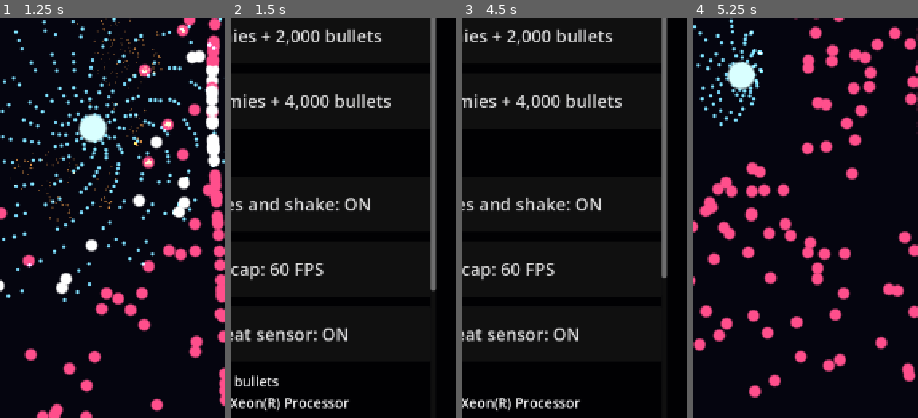
Above: before the commit, frames 1-4 (left to right).
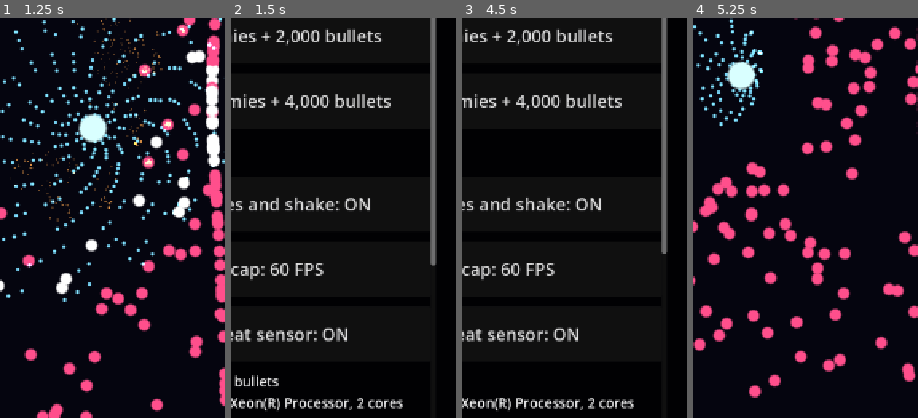
Above: after the commit, the same moments.

Repository: sachinpant3572/privateRepo
Game: Godot game, scene res://main.tscn
The game is run twice, just before and just after one commit, with the same random seed, the same clock (stepped at 60 frames per second) and the same inputs.
Inputs:
- Up to frame 1 (1.25 s): click "Quick check: 500 enemies + 1,…" at 0.5 s
- Up to frame 2 (1.5 s): click "Stop" at 1.25 s
- Up to frame 3 (4.5 s): click "Quick check: 500 enemies + 1,…" at 2 s; click "Stop" at 2.75 s; click "Auto ramp: find this phone's …" at 3.5 s; click "Stop" at 4.25 s
- Up to frame 4 (5.25 s): click "5-minute heat soak: 500 + 1,0…" at 5 s
The pictures show only the part of the screen within x 50-100%, y 44-94%; the shares and areas given below are measured in that part.

Frame 1 is identical in both runs. In frame 2, 0.5% of the frame differs, in the area x 52-92%, y 61-98%; in frame 3, 0.5%; in frame 4, nothing differs.

Commit message:
Stress test: faster ramp, logic timing, no-cap option, device specs
The S25 Ultra hit the old 4,000-enemy ramp ceiling at a locked 60 FPS
after 5 minutes. The ramp now grows 25% per 6 s level up to 20,000, each
level and result reports game-logic time per frame, and a "no cap"
setting runs at the screen's refresh rate to show headroom. RAM and chip
name fall back to /proc/meminfo and /sys/devices/soc0, since Godot left
them blank on Android.

Co-Authored-By: Claude Opus 5.5 <noreply@anthropic.com>
Claude-Session: https://claude.ai/code/session_016KD5VdDb5q589jPZWgoF3X

Diff:
--- a/games/stress-test/main.gd
+++ b/games/stress-test/main.gd
@@ -21,10 +21,10 @@
 const STRIDE := 12  # Floats per instance: 8 for the Transform2D, 4 for the color.
 
 const RAMP_START := 100
-const RAMP_STEP := 100
-const RAMP_STEP_TIME := 8.0
-const RAMP_MEASURE_FROM := 3.0  # Skip the first seconds of each level.
-const RAMP_MAX := 4000
+const RAMP_GROWTH := 1.25  # Each level has 25% more enemies (at least 100 more).
+const RAMP_STEP_TIME := 6.0
+const RAMP_MEASURE_FROM := 2.0  # Skip the first seconds of each level.
+const RAMP_MAX := 20000
 const SOAK_ENEMIES := 500
 const SOAK_BULLETS := 1000
 const SOAK_TIME := 300.0
@@ -41,7 +41,7 @@
 var mode := Mode.MENU
 var smoke := false
 var effects_on := true
-var fps_cap := 60
+var fps_cap := 60  # 0 means no cap: the screen's refresh rate.
 var heat_on := true
 
 var arena := Vector2(720, 1280)
@@ -90,6 +90,10 @@
 # Frame stats for the current run.
 var frame_ms := PackedFloat32Array()
 var sim_ms := 0.0
+var logic_sum := 0.0
+var logic_worst := 0.0
+var level_logic_sum := 0.0
+var level_logic_worst := 0.0
 var hud_timer := 0.0
 var level_time := 0.0
 var level_frames := 0
@@ -173,7 +177,13 @@
 		"effects":
 			effects_on = not effects_on
 		"cap":
-			fps_cap = 30 if fps_cap == 60 else 60
+			match fps_cap:
+				60:
+					fps_cap = 30
+				30:
+					fps_cap = 0
+				_:
+					fps_cap = 60
 			Engine.max_fps = fps_cap
 		"heat":
 			heat_on = not heat_on
@@ -195,6 +205,10 @@
 	level_time = 0.0
 	level_frames = 0
 	level_measured = 0.0
+	level_logic_sum = 0.0
+	level_logic_worst = 0.0
+	logic_sum = 0.0
+	logic_worst = 0.0
 	best_ramp = -1
 	ramp_log = PackedStringArray()
 	sample_time = 0.0
@@ -294,6 +308,8 @@
 	_upload()
 	_shake(dt)
 	sim_ms = (Time.get_ticks_usec() - t0) / 1000.0
+	logic_sum += sim_ms
+	logic_worst = maxf(logic_worst, sim_ms)
 	_track(dt if smoke else delta)
 
 
@@ -479,11 +495,13 @@
 	if level_time >= RAMP_MEASURE_FROM:
 		level_frames += 1
 		level_measured += delta
+		level_logic_sum += sim_ms
+		level_logic_worst = maxf(level_logic_worst, sim_ms)
 	if level_time < RAMP_STEP_TIME:
 		return
 	var fps := level_frames / maxf(level_measured, 0.001)
-	var held := fps >= fps_cap * 0.92
-	ramp_log.append("%d enemies + %d bullets: %.1f FPS%s" % [enemy_target, bullet_target, fps, "" if held else " (too slow)"])
+	var held := fps >= _target_fps() * 0.92
+	ramp_log.append("%d + %d: %.1f FPS, logic %.1f ms avg, %.1f worst%s" % [enemy_target, bullet_target, fps, level_logic_sum / maxi(level_frames, 1), level_logic_worst, "" if held else " (too slow)"])
 	if held:
 		best_ramp = enemy_target
 	if not held or enemy_target >= RAMP_MAX:
@@ -492,7 +510,10 @@
 	level_time = 0.0
 	level_frames = 0
 	level_measured = 0.0
-	_set_load(enemy_target + RAMP_STEP, (enemy_target + RAMP_STEP) * 2)
+	level_logic_sum = 0.0
+	level_logic_worst = 0.0
+	var next := mini(RAMP_MAX, maxi(enemy_target + 100, int(enemy_target * RAMP_GROWTH / 50.0) * 50))
+	_set_load(next, next * 2)
 
 
 func _track_soak(delta: float) -> void:
@@ -562,7 +583,7 @@
 	var worst_sum := 0.0
 	for i in range(n - worst_count, n):
 		worst_sum += sorted[i]
-	var slow_limit := 1000.0 / fps_cap * 1.5
+	var slow_limit := 1000.0 / _target_fps() * 1.5
 	var slow := 0
 	for ms in sorted:
 		if ms > slow_limit:
@@ -570,17 +591,21 @@
 
 	var lines := PackedStringArray()
 	lines.append(title)
-	lines.append("Phone: %s, %s" % [OS.get_model_name(), OS.get_processor_name()])
+	lines.append("Phone: %s, %s" % [OS.get_model_name(), _chip_name()])
 	lines.append("GPU: %s (%s)" % [RenderingServer.get_video_adapter_name(), RenderingServer.get_video_adapter_api_version()])
-	var ram: int = OS.get_memory_info().get("physical", -1)
-	lines.append("RAM: %s   Screen: %.0f Hz   Android: %s" % ["%.1f GB" % (ram / 1073741824.0) if ram > 0 else "unknown", DisplayServer.screen_get_refresh_rate(), OS.get_version()])
-	lines.append("Settings: effects %s, FPS cap %d" % ["on" if effects_on else "off", fps_cap])
+	var ram := _ram_gb()
+	lines.append("RAM: %s   Screen: %.0f Hz   Android: %s" % ["%.1f GB usable" % ram if ram > 0.0 else "unknown", DisplayServer.screen_get_refresh_rate(), OS.get_version()])
+	lines.append("Settings: effects %s, FPS cap %s" % ["on" if effects_on else "off", str(fps_cap) if fps_cap > 0 else "none (%d Hz screen)" % _target_fps()])
 	if n > 0 and total > 0.0:
 		lines.append("Ran %.0f s, average %.1f FPS, worst 1%% %.1f FPS" % [total / 1000.0, n * 1000.0 / total, 1000.0 / (worst_sum / worst_count)])
 		lines.append("Slow frames (over %.0f ms): %d of %d (%.1f%%)" % [slow_limit, slow, n, slow * 100.0 / n])
+		lines.append("Game logic per frame: %.1f ms avg, %.1f ms worst (a 60 FPS frame is 16.7 ms in total)" % [logic_sum / n, logic_worst])
 	lines.append("Kills: %d" % kills)
 	if mode == Mode.RAMP:
-		lines.append("Most enemies held at %d+ FPS: %s" % [int(fps_cap * 0.92), str(best_ramp) + " (with twice as many bullets)" if best_ramp > 0 else "below " + str(RAMP_START)])
+		var limit: String = str(best_ramp) + " (with twice as many bullets)" if best_ramp > 0 else "below " + str(RAMP_START)
+		if best_ramp >= RAMP_MAX:
+			limit += ", the test's maximum"
+		lines.append("Most enemies held at %d+ FPS: %s" % [int(_target_fps() * 0.92), limit])
 		lines.append_array(ramp_log)
 	if mode == Mode.SOAK:
 		var parts := PackedStringArray()
@@ -590,6 +615,42 @@
 		lines.append("Heat every 10 s: " + ", ".join(soak_heat))
 	lines.append("Worst heat level: %s" % _heat_name(heat_worst))
 	return "\n".join(lines)
+
+
+func _target_fps() -> int:
+	if fps_cap > 0:
+		return fps_cap
+	var hz := roundi(DisplayServer.screen_get_refresh_rate())
+	return hz if hz > 0 else 60
+
+
+func _ram_gb() -> float:
+	var ram: int = OS.get_memory_info().get("physical", -1)
+	if ram > 0:
+		return ram / 1073741824.0
+	# Android often hides this from Godot, but /proc/meminfo is readable.
+	var f := FileAccess.open("/proc/meminfo", FileAccess.READ)
+	if f == null:
+		return -1.0
+	while not f.eof_reached():
+		var line := f.get_line()
+		if line.begins_with("MemTotal:"):
+			return line.split(" ", false)[1].to_float() / 1048576.0
+	return -1.0
+
+
+func _chip_name() -> String:
+	var chip := OS.get_processor_name()
+	if chip == "":
+		for path in ["/sys/devices/soc0/machine", "/sys/devices/soc0/soc_id"]:
+			if not FileAccess.file_exists(path):
+				continue
+			var f := FileAccess.open(path, FileAccess.READ)
+			if f != null:
+				chip = f.get_line().strip_edges()
+			if chip != "":
+				break
+	return "%s, %d cores" % [chip if chip != "" else "unknown chip", OS.get_processor_count()]
 
 
 func _init_heat() -> void:
--- a/games/stress-test/ui.gd
+++ b/games/stress-test/ui.gd
@@ -115,7 +115,7 @@
 
 func set_options(effects_on: bool, fps_cap: int, heat_on: bool) -> void:
 	effects_button.text = "Explosions, flashes and shake: %s" % ("ON" if effects_on else "OFF")
-	cap_button.text = "Frame rate cap: %d FPS" % fps_cap
+	cap_button.text = "Frame rate cap: %s" % ("%d FPS" % fps_cap if fps_cap > 0 else "none (screen max)")
 	heat_button.text = "Read phone heat sensor: %s" % ("ON" if heat_on else "OFF")
 
 
Not shown, changed: games/stress-test/README.md
